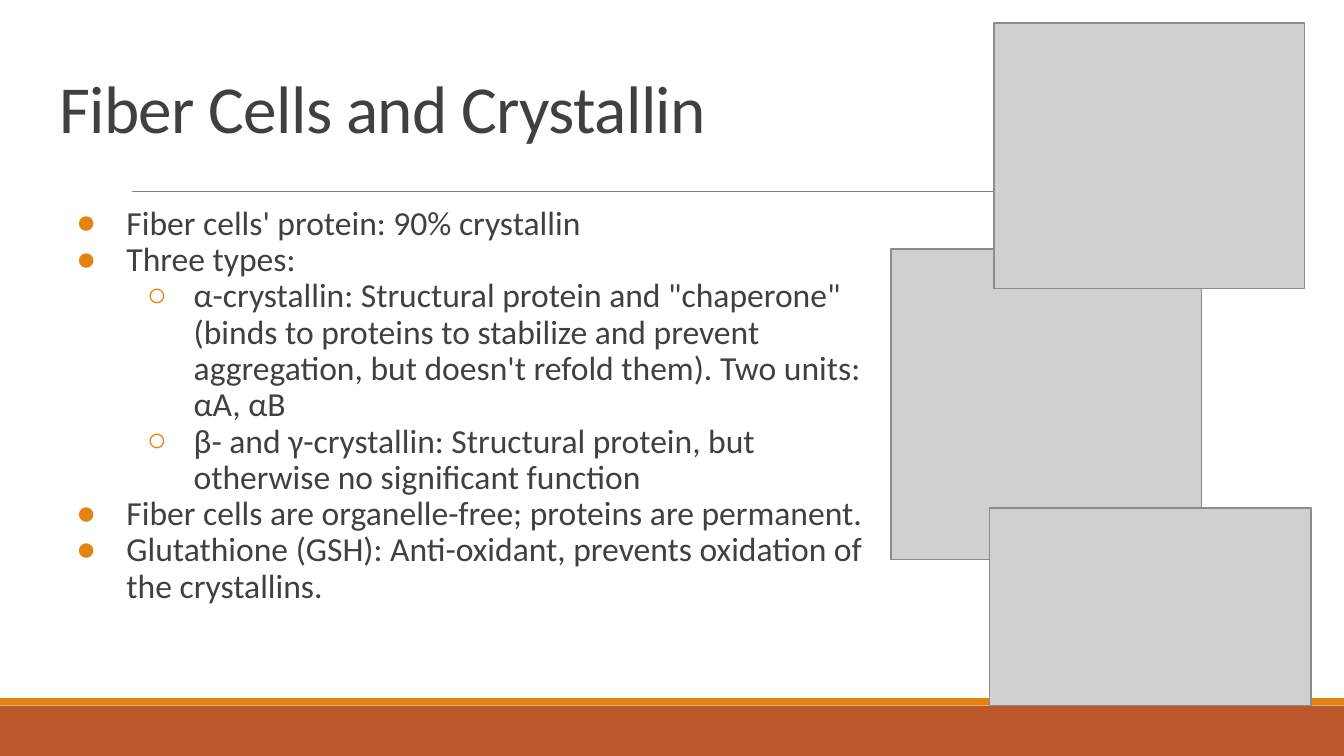
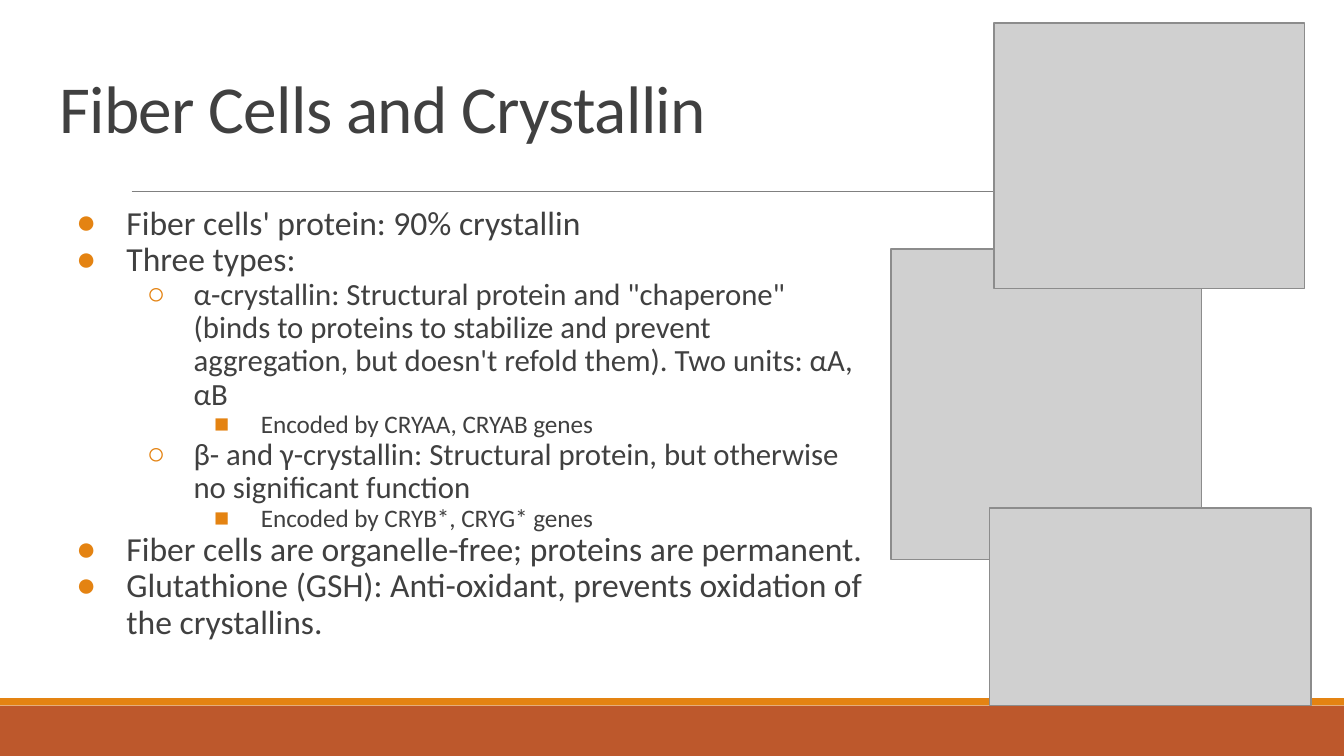
Before and after one commit to dyaom/REHS-2019, a slide deck: slide 3 of Cataract.pptx. Drawn at 1344x756 pixels with LibreOffice and Linux fonts; fonts in the diff are those of the drawing; grey boxes stand for pictures. Boxes give left, top, right and bottom in pixels: in the first picture for what was removed or moved away, otherwise in the second. Text is boxed around its words. In the diff, an @@ line names an element or a change of style, - is before the commit and + after.

```diff
--- a/Cataract.pptx
+++ b/Cataract.pptx
@@ text at (126, 211, 862, 640): paragraph added @@
+    ■ Encoded by CRYB*, CRYG* genes
@@ text at (194, 283, 853, 504): size 18 to 16.5 pt in "α-crystallin: Structural protein and "chaperone" (binds to ...", "β- and γ-crystallin: Structural protein, but otherwise ..." @@
@@ text at (261, 415, 593, 438): paragraph added @@
+    ■ Encoded by CRYAA, CRYAB genes
```
Also in this commit, not shown: 1 other file.
